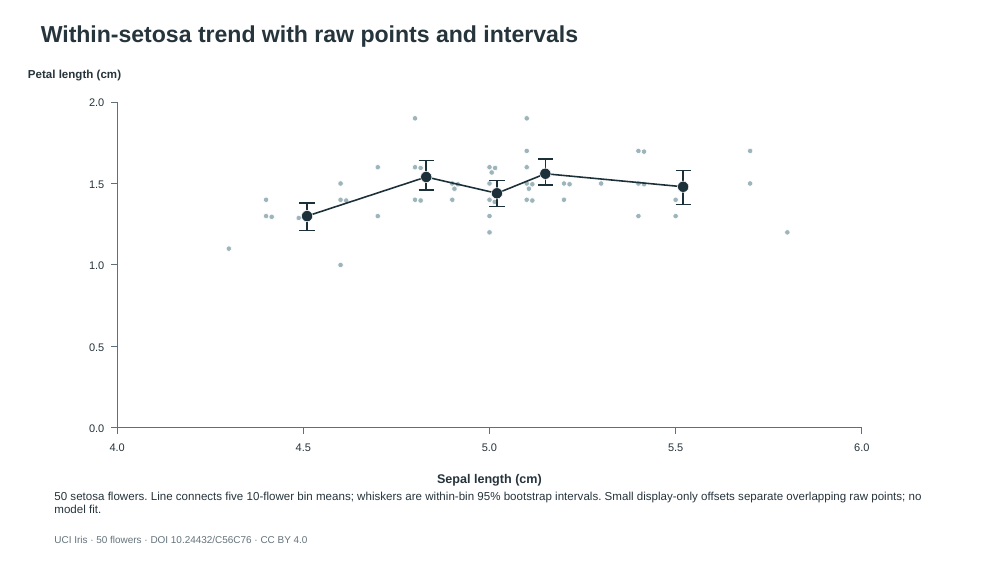
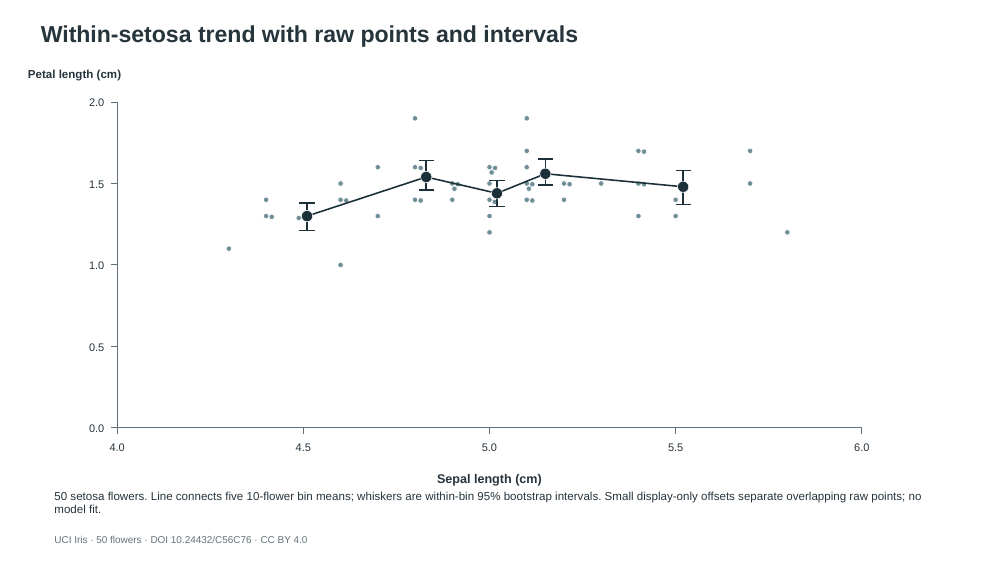
Before and after one commit to clonetimer/PPT-Skill, a slide deck: slide 1 of dist/Q06_iris_trend_interval.pptx. Drawn at 1008x567 pixels with LibreOffice and Linux fonts; fonts in the diff are those of the drawing. Boxes give left, top, right and bottom in pixels: in the first picture for what was removed or moved away, otherwise in the second. Text is boxed around its words. In the diff, an @@ line names an element or a change of style, - is before the commit and + after.

```diff
--- a/dist/Q06_iris_trend_interval.pptx
+++ b/dist/Q06_iris_trend_interval.pptx
@@ fill #9CB4BA to #6F8E95 in 49 elements at [226, 246, 231, 251], [263, 197, 268, 203], [263, 213, 268, 219], [269, 214, 274, 219], [296, 216, 302, 221], [338, 181, 343, 186], [338, 197, 343, 203], [338, 262, 343, 268], [343, 198, 349, 203], [375, 213, 380, 219], [375, 165, 380, 170], [412, 165, 417, 170], [412, 197, 417, 203], [412, 116, 417, 121], [418, 166, 423, 171], [418, 198, 423, 203], [450, 197, 455, 203], [450, 181, 455, 186], [455, 181, 461, 187], [452, 186, 457, 191], [487, 197, 492, 203], [487, 181, 492, 186], [487, 165, 492, 170], [492, 166, 498, 171], [487, 230, 492, 235], [487, 213, 492, 219], [489, 170, 495, 175], [492, 200, 498, 205], [524, 197, 529, 203], [530, 198, 535, 203], [524, 181, 529, 186], [530, 181, 535, 187], [524, 148, 529, 154], [526, 186, 532, 191], [524, 116, 529, 121], [524, 165, 529, 170], [561, 181, 566, 186], [561, 197, 566, 203], [567, 181, 572, 187], [599, 181, 604, 186], [636, 148, 641, 154], [636, 213, 641, 219], [641, 149, 647, 154], [641, 181, 647, 187], [673, 197, 678, 203], [673, 213, 678, 219], [748, 181, 753, 186], [748, 148, 753, 154], [785, 230, 790, 235] @@
```
Also in this commit, not shown: 13 other files.
